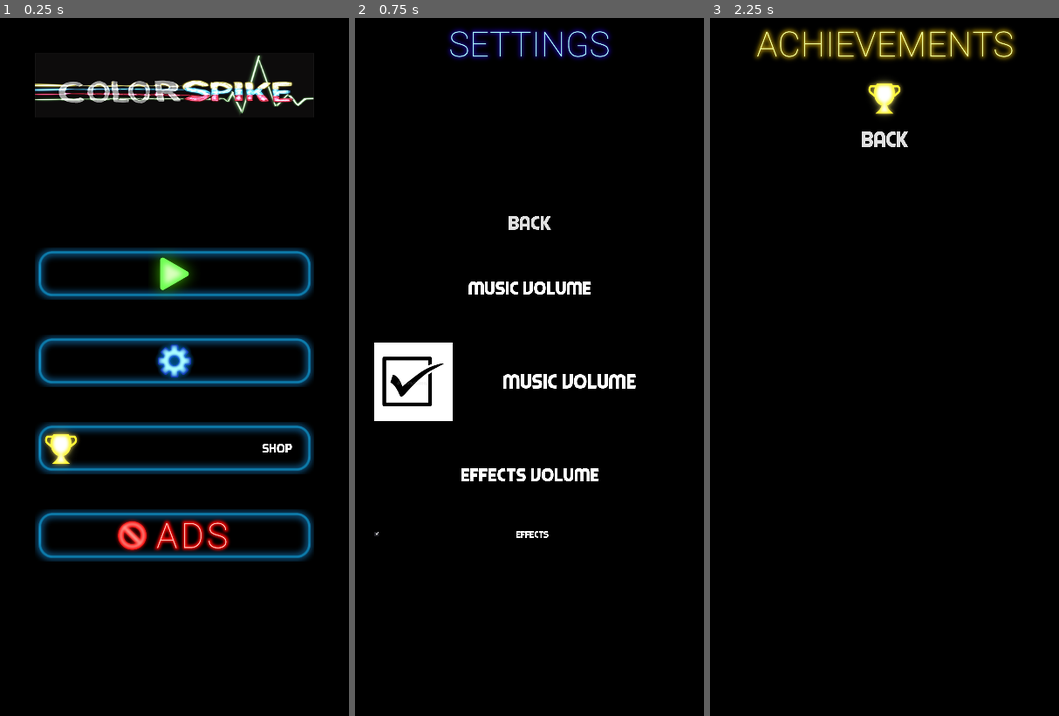
Above: before the commit, frames 1-3 (left to right).
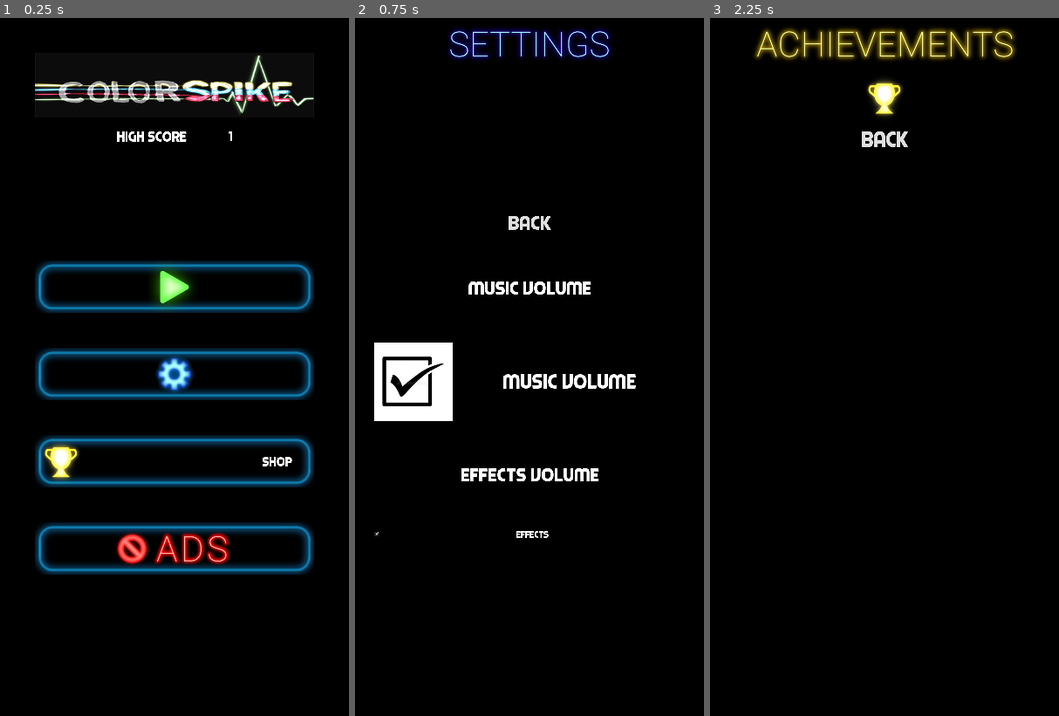
Above: after the commit, the same moments.

Repository: stevets/CSpike
Game: Godot game, scene res://Scenes/MainScreen.tscn
Same seed, same stepped clock (60 frames per second), same inputs: the game is played once before the commit and once after it.
Inputs (mouse positions are in pixels of both pictures, inside the frame that each line leads up to; where the layout moved, square brackets give the same spot in the first picture):
- Up to frame 1 (0.25 s): no input
- Up to frame 2 (0.75 s): click (529, 373) [529, 360] at 0.5 s
- Up to frame 3 (2.25 s): click "Back" at 1.25 s; click (884, 464) [884, 450] at 2 s

The runs differ from the first frame. In frame 1, 22% of the frame differs, in the area x 10-90%, y 16-80%; in frame 2, nothing differs; in frame 3, nothing differs.

Commit message:
Fixed persistence

Diff:
--- a/Scenes/Achievements.gd
+++ b/Scenes/Achievements.gd
@@ -15,6 +15,5 @@
 #func _process(delta):
 #	pass
 
-
 func _on_Button_pressed():
 	var _main = get_tree().change_scene("res://Scenes/MainScreen.tscn")
--- a/Scenes/Globalnode.gd
+++ b/Scenes/Globalnode.gd
@@ -1,6 +1,6 @@
 extends Node
 
-#onready var globals = $"/root/Globalnode"
+onready var globals = $"/root/Globalnode"
 
 onready var titlemusic = $TitleMusicPlayer
 onready var gamemusic = $GameMusicPlayer
@@ -16,6 +16,13 @@
 var gamerows = 20
 var music_volume = 0
 var effects_volume = -6
+onready var game_data = {"finalscore": globals.finalscore,
+						"highscore": globals.highscore,
+						"coins": globals.coins,
+						"musicvolume": globals.music_volume,
+						"effectsvolume": globals.effects_volume,
+						"ammo": globals.ammo,
+						"health": globals.health}
 
 func _ready():
 	titlemusic.volume_db = music_volume
@@ -23,7 +30,7 @@
 	gunshot.volume_db = effects_volume
 	hitsound.volume_db = effects_volume
 	rowchangetick.volume_db = effects_volume
-	#load_game()
+	load_game()
 	print(highscore)
 
 
@@ -48,13 +55,7 @@
 		# Get the saved dictionary from the next line in the save file
 		var node_data = parse_json(load_game.get_line())
 		print("Node Data: ", node_data)
-		if node_data.has("effectsvolume"):
-			#music_volume = node_data["musicvolume"]
-			effects_volume = node_data["effectsvolume"]
-		elif node_data.has("highscore"):
-			highscore = node_data["highscore"]
-		elif node_data.has("coins"):
-			coins = node_data["coins"]
+		game_data = node_data
 		# Firstly, we need to create the object and add it to the tree and set its position.
 #		var new_object = load(node_data["filename"]).instance()
 #		get_node(node_data["parent"]).add_child(new_object)
@@ -89,4 +90,5 @@
 		var node_data = node.call("save")
 		# Store the save dictionary as a new line in the save file
 		save_game.store_line(to_json(node_data))
+		break
 	save_game.close()
--- a/Scenes/MainScreen.gd
+++ b/Scenes/MainScreen.gd
@@ -1,11 +1,11 @@
 extends Control
 
-signal start_game
+#signal start_game
 onready var globals = $"/root/Globalnode"
 
 
 func _ready():
-	pass # Replace with function body.
+	$Menu/HBoxContainer/highscore.text = str(globals.game_data["highscore"])
 
 
 func set_visibility(isvisible):
@@ -14,7 +14,7 @@
 
 func _on_Play_pressed():
 	var _chscene = get_tree().change_scene("res://Scenes/main.tscn")
-	emit_signal("start_game")
+	#emit_signal("start_game")
 	globals.titlemusic.playing = false
 
 
--- a/Scenes/MainScreen.tscn
+++ b/Scenes/MainScreen.tscn
@@ -6,6 +6,15 @@
 [ext_resource path="res://Scenes/Buttons/PlayButton.tscn" type="PackedScene" id=4]
 [ext_resource path="res://Scenes/Buttons/AchievementsButton.tscn" type="PackedScene" id=5]
 [ext_resource path="res://Scenes/Buttons/NoAdsButton.tscn" type="PackedScene" id=6]
+[ext_resource path="res://Assets/Fonts/Piximisa.ttf" type="DynamicFontData" id=7]
+
+[sub_resource type="DynamicFont" id=1]
+size = 45
+font_data = ExtResource( 7 )
+
+[sub_resource type="DynamicFont" id=2]
+size = 44
+font_data = ExtResource( 7 )
 
 [node name="MainScreen" type="Control"]
 anchor_right = 1.0
@@ -46,8 +55,30 @@
 texture = ExtResource( 1 )
 stretch_mode = 1
 
+[node name="HBoxContainer" type="HBoxContainer" parent="Menu"]
+margin_top = 216.0
+margin_right = 800.0
+margin_bottom = 263.0
+custom_constants/separation = 120
+alignment = 1
+
+[node name="highscorelbl" type="Label" parent="Menu/HBoxContainer"]
+margin_left = 228.0
+margin_right = 428.0
+margin_bottom = 47.0
+custom_fonts/font = SubResource( 1 )
+text = "High Score"
+
+[node name="highscore" type="Label" parent="Menu/HBoxContainer"]
+margin_left = 548.0
+margin_right = 571.0
+margin_bottom = 46.0
+custom_fonts/font = SubResource( 2 )
+text = "0"
+align = 2
+
 [node name="VBoxContainer" type="VBoxContainer" parent="Menu"]
-margin_top = 216.0
+margin_top = 293.0
 margin_right = 800.0
 margin_bottom = 1800.0
 size_flags_horizontal = 3
@@ -59,36 +90,36 @@
 anchor_top = 0.0
 anchor_right = 0.0
 anchor_bottom = 0.0
-margin_top = 342.0
+margin_top = 303.0
 margin_right = 800.0
-margin_bottom = 492.0
+margin_bottom = 453.0
 stretch_mode = 0
 
 [node name="SettingsButton" parent="Menu/VBoxContainer" instance=ExtResource( 3 )]
 anchor_top = 0.0
 anchor_right = 0.0
 anchor_bottom = 0.0
-margin_top = 592.0
+margin_top = 553.0
 margin_right = 800.0
-margin_bottom = 742.0
+margin_bottom = 703.0
 stretch_mode = 0
 
 [node name="AchievementsButton" parent="Menu/VBoxContainer" instance=ExtResource( 5 )]
 anchor_top = 0.0
 anchor_right = 0.0
 anchor_bottom = 0.0
-margin_top = 842.0
+margin_top = 803.0
 margin_right = 800.0
-margin_bottom = 992.0
+margin_bottom = 953.0
 stretch_mode = 0
 
 [node name="NoAdsButton" parent="Menu/VBoxContainer" instance=ExtResource( 6 )]
 anchor_top = 0.0
 anchor_right = 0.0
 anchor_bottom = 0.0
-margin_top = 1092.0
+margin_top = 1053.0
 margin_right = 800.0
-margin_bottom = 1242.0
+margin_bottom = 1203.0
 expand = false
 stretch_mode = 0
 
--- a/Scenes/main.tscn
+++ b/Scenes/main.tscn
@@ -132,9 +132,7 @@
 mesh = SubResource( 3 )
 material/0 = SubResource( 4 )
 
-[node name="SettingScreen" parent="." groups=[
-"persist",
-] instance=ExtResource( 17 )]
+[node name="SettingScreen" parent="." instance=ExtResource( 17 )]
 visible = false
 
 [node name="HighScoreScreen" parent="." groups=[
--- a/SciptsToMoveCharacter/ActualPlayer.gd
+++ b/SciptsToMoveCharacter/ActualPlayer.gd
@@ -93,7 +93,7 @@
 	var playerpos = ply.get_global_transform().origin.x
 	var playerposz = ply.get_global_transform().origin.z
 
-	globals.finalscore += 1
+	globals.game_data["finalscore"] += 1
 #	var currentscore = int(score.text)
 #	score.text = str(currentscore + 1)
 	ply.global_translate(Vector3(0,0,-1))
@@ -101,7 +101,7 @@
 	ply.get_child(1).playing = false
 	if playerposz < -19:
 		#var globals = $"/root/Globalnode"
-		#globals.finalscore = currentscore
-		if globals.finalscore > globals.highscore:
-			globals.highscore = globals.finalscore
+		#globals.game_data["finalscore"] = currentscore
+		if globals.game_data["finalscore"] > globals.game_data["highscore"]:
+			globals.game_data["highscore"] = globals.game_data["finalscore"]
 		get_tree().change_scene("res://Scenes/HighScoreScreen.tscn")
--- a/Scripts/HUD.gd
+++ b/Scripts/HUD.gd
@@ -12,13 +12,13 @@
 	$ScoreBox.show()
 
 func update_score():
-	$ScoreBox/HBoxContainer/score.text = str(globals.finalscore)
+	$ScoreBox/HBoxContainer/score.text = str(globals.game_data["finalscore"])
 
 func update_ammo():
-	$ScoreBox/HBoxContainer/ammo.text = str(globals.ammo)
+	$ScoreBox/HBoxContainer/ammo.text = str(globals.game_data["ammo"])
 
 func update_health():
-	$ScoreBox/HBoxContainer/health.text = str(globals.health)
+	$ScoreBox/HBoxContainer/health.text = str(globals.game_data["health"])
 
 func update_coins():
-	$ScoreBox/HBoxContainer/coins.text = str(globals.coins)
+	$ScoreBox/HBoxContainer/coins.text = str(globals.game_data["coins"])
--- a/Scripts/HighScoreScreen.gd
+++ b/Scripts/HighScoreScreen.gd
@@ -5,22 +5,20 @@
 onready var highscore = get_node("CenterContainer/VBoxContainer/newhighscore")
 #
 func _ready():
-	highscore.text = str(globals.highscore)
-	score.text = str(globals.finalscore)
-	globals.finalscore = 0
-	globals.save_game()
+	highscore.text = str(globals.game_data["highscore"])
+	score.text = str(globals.game_data["finalscore"])
+	globals.game_data["finalscore"] = 0
 
 func _on_SettingBack_pressed():
+	globals.save_game()
 	var _changescene = get_tree().change_scene("res://Scenes/MainScreen.tscn")
 	globals.gamemusic.playing = false
 	globals.titlemusic.play()
 
 func _on_Retry_pressed():
+	globals.save_game()
 	var _changescene = get_tree().change_scene("res://Scenes/main.tscn")
 
 func save():
-	var save_dict = {"highscore": globals.highscore,
-					"coins": globals.coins,
-					"musicvolume": globals.music_volume,
-					"effectsvolume": globals.effects_volume}
+	var save_dict = globals.game_data
 	return save_dict
--- a/Scripts/Main.gd
+++ b/Scripts/Main.gd
@@ -168,7 +168,7 @@
 		emit_signal('click')
 		print("click")
 	else:
-		globals.gunshot.volume_db = globals.effects_volume
+		globals.gunshot.volume_db = globals.game_data["effectsvolume"]
 		emit_signal('click')
 		print("beganclick")
 
--- a/Scripts/Player.gd
+++ b/Scripts/Player.gd
@@ -48,8 +48,8 @@
 
 	while fired_weapon:
 		print("process running")
-		globals.ammo -= 1
-		if globals.ammo <= 0:
+		globals.game_data["ammo"] -= 1
+		if globals.game_data["ammo"] <= 0:
 			_on_GameTick_timeout()
 
 		space_state = get_world().direct_space_state
@@ -76,18 +76,18 @@
 				var objID = result.collider
 				emit_signal("destroy", objID)
 				#var ply = get_tree().get_root().get_node("Main/player1")
-				globals.hitsound.volume_db = globals.effects_volume
+				globals.hitsound.volume_db = globals.game_data["effectsvolume"]
 				globals.hitsound.play()
 
 #			elif abs(ply.get_global_transform().origin.z-result.position.z) > 2:
 #				emit_signal("playermove")
 			elif result.collider.get_parent().get_parent().name == "AmmoBox":
-				globals.ammo += 25
+				globals.game_data["ammo"] += 25
 				var objID = result.collider
 				objID.get_parent().queue_free()
 				emit_signal("destroy", objID)
 			elif result.collider.get_parent().get_parent().name == "MedicBox":
-				globals.health += 25
+				globals.game_data["health"] += 25
 				var objID = result.collider
 				objID.get_parent().queue_free()
 				emit_signal("destroy", objID)
@@ -119,21 +119,21 @@
 	var playerposz = ply.get_global_transform().origin.z
 	var resultfront = space_state.intersect_ray(Vector3(playerposx,playerposy,playerposz), Vector3(playerposx,playerposy,playerposz -1.5), [self])
 	if resultfront.has("collider"):
-		if globals.finalscore > globals.highscore:
-			globals.highscore = globals.finalscore
+		if globals.game_data["finalscore"] > globals.game_data["highscore"]:
+			globals.game_data["highscore"] = globals.game_data["finalscore"]
 		var _highscore =	get_tree().change_scene("res://Scenes/HighScoreScreen.tscn")
 	else:
-		globals.rowchangetick.volume_db = globals.effects_volume
+		globals.rowchangetick.volume_db = globals.game_data["effectsvolume"]
 		globals.rowchangetick.play()
 		var cam = get_tree().get_root().get_node("Main/Camera")
-		globals.finalscore += 1
+		globals.game_data["finalscore"] += 1
 		ply.global_translate(Vector3(0,0,-1))
 		cam.global_translate(Vector3(0,0,-1))
 	if playerposz < -18:
-		if globals.finalscore > globals.highscore:
-			globals.highscore = globals.finalscore
+		if globals.game_data["finalscore"] > globals.game_data["highscore"]:
+			globals.game_data["highscore"] = globals.game_data["finalscore"]
 		var _highscore =	get_tree().change_scene("res://Scenes/HighScoreScreen.tscn")
-	if globals.ammo == 0 or globals.health == 0:
-		if globals.finalscore > globals.highscore:
-			globals.highscore = globals.finalscore
+	if globals.game_data["ammo"] == 0 or globals.game_data["health"] == 0:
+		if globals.game_data["finalscore"] > globals.game_data["highscore"]:
+			globals.game_data["highscore"] = globals.game_data["finalscore"]
 		var _highscore =	get_tree().change_scene("res://Scenes/HighScoreScreen.tscn")
--- a/Scripts/SettingScreen.gd
+++ b/Scripts/SettingScreen.gd
@@ -15,7 +15,7 @@
 
 
 func _on_effect_volume_pressed():
-	globals.effects_volume = -60
+	globals.game_data["effectsvolume"] = -60
 
 
 func _on_music_volume_pressed():
@@ -23,8 +23,5 @@
 	globals.titlemusic.playing = musicv
 
 func save():
-	var save_dict = {"highscore": globals.highscore,
-					"coins": globals.coins,
-					"musicvolume": globals.music_volume,
-					"effectsvolume": globals.effects_volume}
+	var save_dict = globals.game_data
 	return save_dict
--- a/Scripts/score.gd
+++ b/Scripts/score.gd
@@ -12,7 +12,7 @@
 	$ScoreBox.show()
 
 func update_score():
-	$ScoreBox/HBoxContainer/score.text = str(globals.finalscore)
+	$ScoreBox/HBoxContainer/score.text = str(globals.game_data["finalscore"])
 
 func update_ammo():
-	$ScoreBox/HBoxContainer/ammo.text = str(globals.ammo)
+	$ScoreBox/HBoxContainer/ammo.text = str(globals.game_data["ammo"])
Not shown, changed: Assets/medicbox.png.import
Not shown, changed: Assets/sideW01.jpg.import
Not shown: 1 places in Scenes/MainScreen.tscn that only renumber resources
Not shown: 1 places in Scenes/main.tscn that only renumber resources
